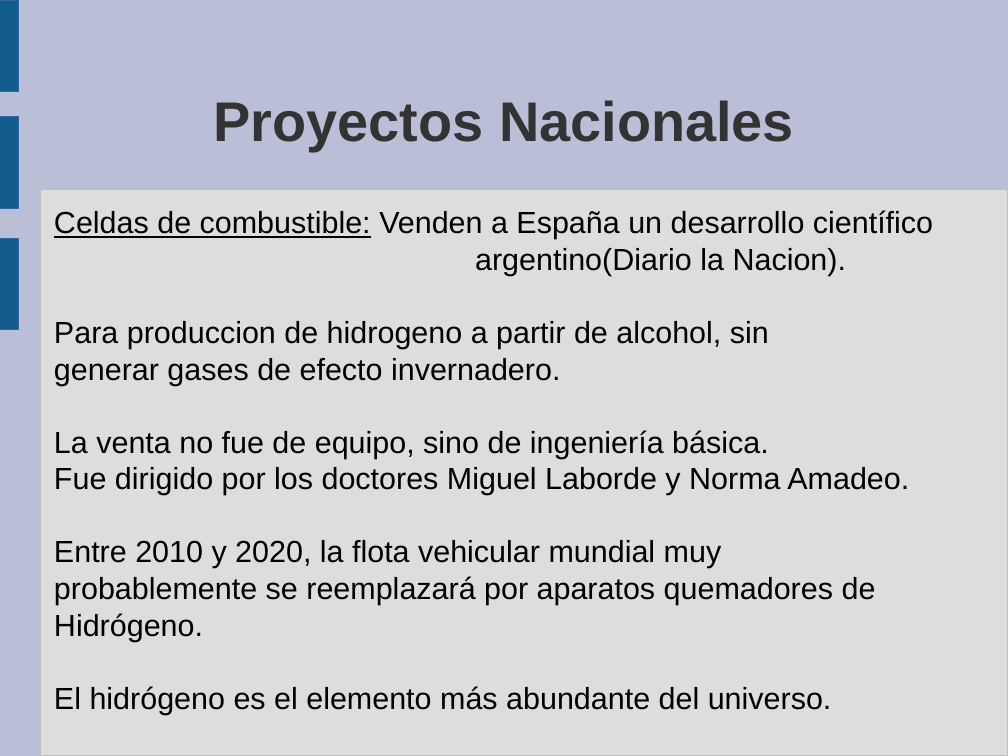
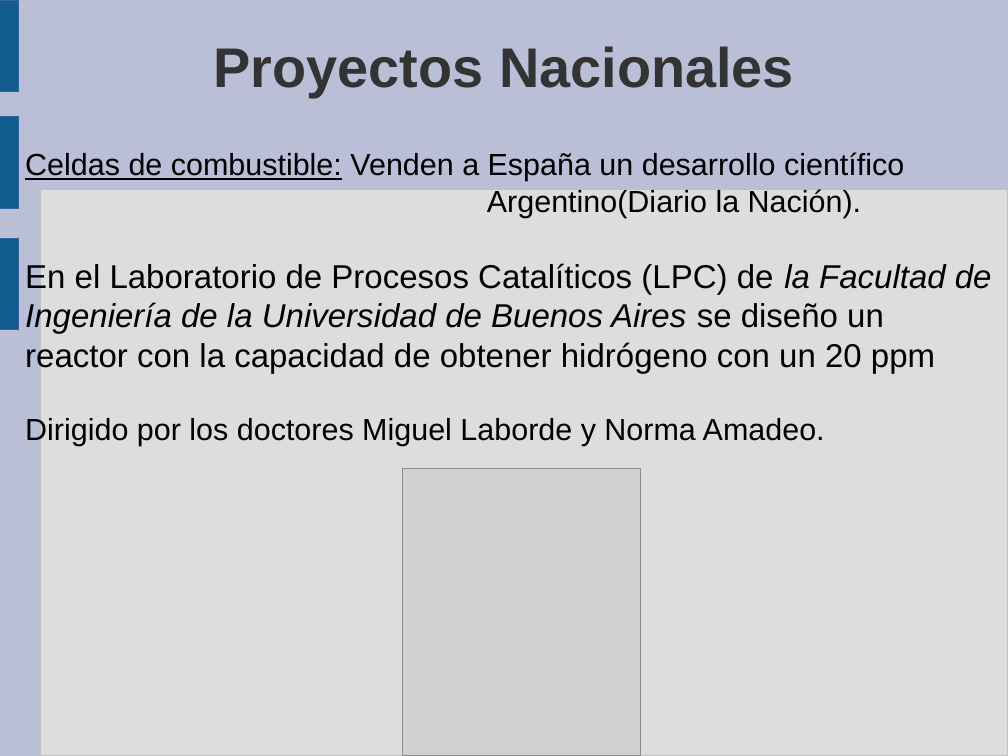
Before and after one commit to guanucoluis/proyecto5r1, a slide deck: slide 20 of Catedras/Tecnologia/MARCO.odp. Drawn at 1008x756 pixels with LibreOffice and Linux fonts; fonts in the diff are those of the drawing; grey boxes stand for pictures. Boxes give left, top, right and bottom in pixels: in the first picture for what was removed or moved away, otherwise in the second. Text is boxed around its words. In the diff, an @@ line names an element or a change of style, - is before the commit and + after.

```diff
--- a/Catedras/Tecnologia/MARCO.odp
+++ b/Catedras/Tecnologia/MARCO.odp
@@ title "Proyectos Nacionales": place and size @@
-title "Proyectos Nacionales" at box(214, 100, 794, 150)
+title "Proyectos Nacionales" at box(214, 46, 794, 96)
@@ subtitle at box(25, 152, 992, 446): text changed; size 24 to 26 pt @@
-Celdas de combustible: Venden a España un desarrollo científico argentino(Diario la Nacion).
-Para produccion de hidrogeno a partir de alcohol, sin
-generar gases de efecto invernadero.
-La venta no fue de equipo, sino de ingeniería básica.
-Fue dirigido por los doctores Miguel Laborde y Norma Amadeo.
-Entre 2010 y 2020, la flota vehicular mundial muy
-probablemente se reemplazará por aparatos quemadores de
-Hidrógeno.
-El hidrógeno es el elemento más abundante del universo.
+Celdas de combustible: Venden a España un desarrollo científico Argentino(Diario la Nación).
+En el Laboratorio de Procesos Catalíticos (LPC) de la Facultad de
+Ingeniería de la Universidad de Buenos Aires se diseño un
+reactor con la capacidad de obtener hidrógeno con un 20 ppm
+Dirigido por los doctores Miguel Laborde y Norma Amadeo.
@@ picture added at box(402, 468, 640, 756) @@
```
Also in this commit, not shown: 13 other slides changed, 1 other file.
